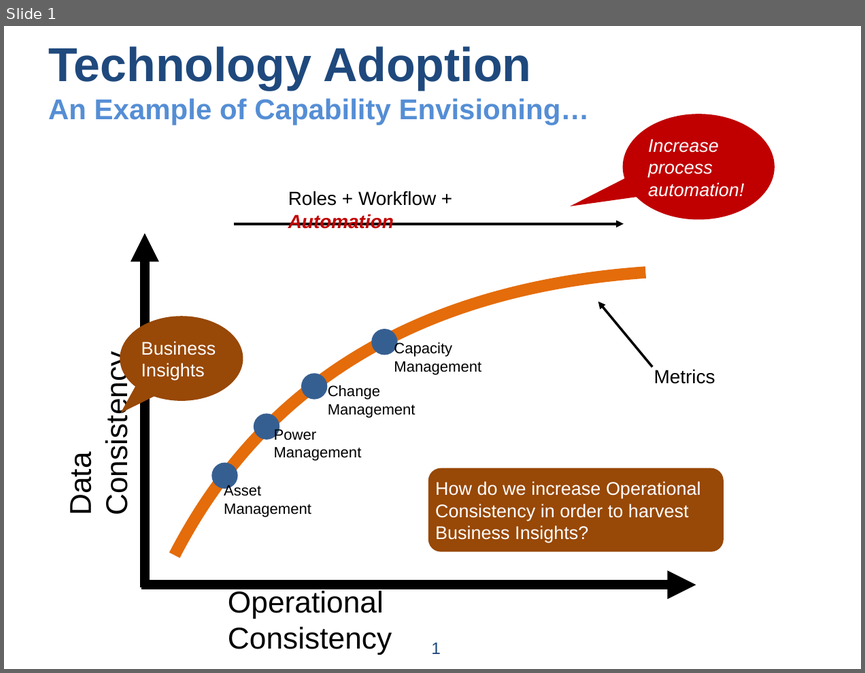
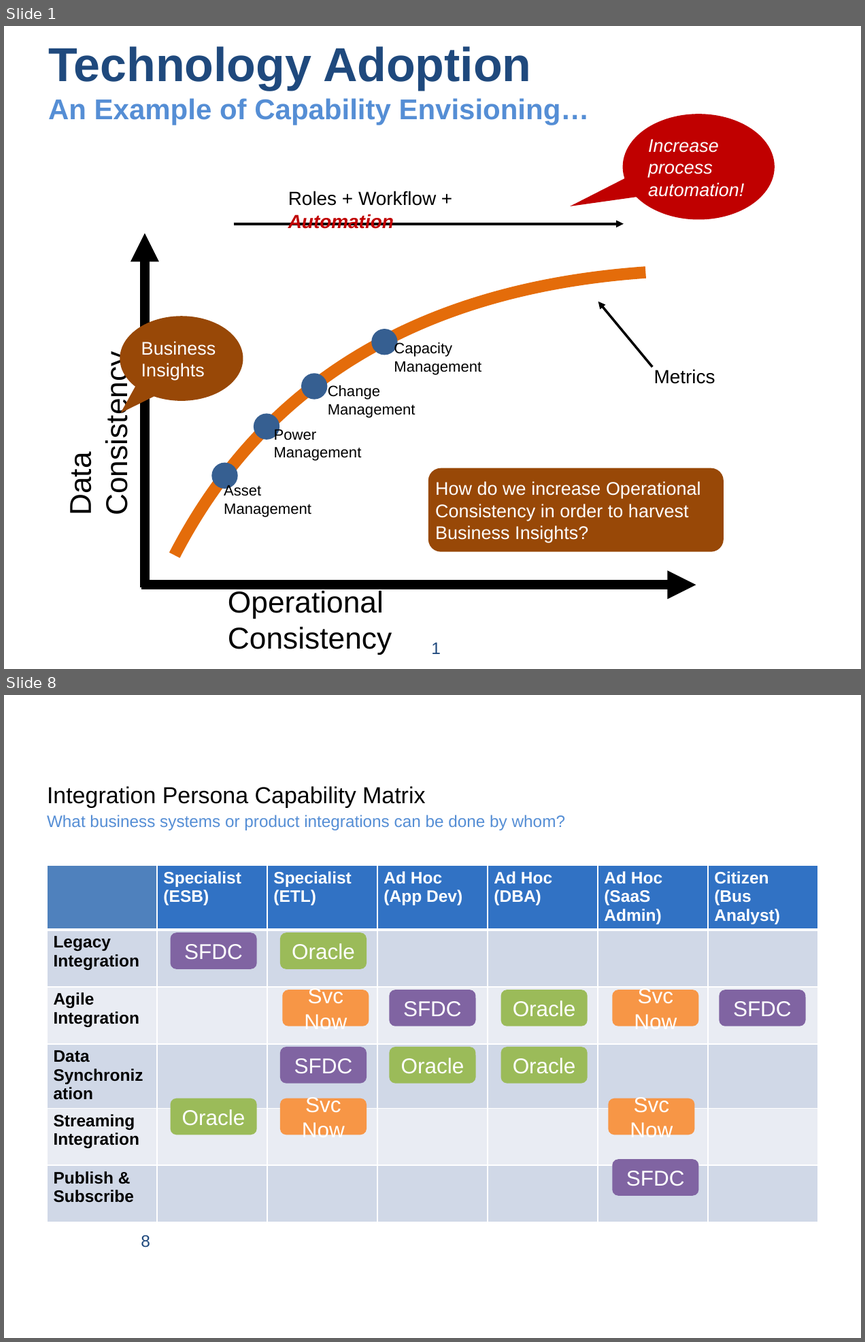
Before and after one commit to UsefulEngines/DcimTechnologyAdoption, a slide deck: RolesWorkflowAutomation.pptx. Shown one above the other, each under a label of ours: slide 1 before the commit, slides 1 and 8 after it; the slides between them are not shown. The pictures are 865x673 and 865x1342 pixels, drawn with LibreOffice and Linux fonts; fonts in the diff are those of the drawing. Boxes give left, top, right and bottom in pixels: in the first picture for what was removed or moved away, otherwise in the second. Text is boxed around its words. In the diff, an @@ line names an element or a change of style, - is before the commit and + after.

```diff
--- a/RolesWorkflowAutomation.pptx
+++ b/RolesWorkflowAutomation.pptx
@@ slide 8 added at (4,695,861,1338), background #FFFFFF @@
@@ text added at (47,786,565,830), 13.9 pt, text #558ED5 @@
+Integration Persona Capability Matrix
+What business systems or product integrations can be done by whom?
@@ table added at (47,866,821,1227), 6 rows, 7 columns @@
+ | Specialist / (ESB) | Specialist / (ETL) | Ad Hoc / (App Dev) | Ad Hoc / (DBA) | Ad Hoc / (SaaS Admin) | Citizen / (Bus Analyst)
+Legacy Integration |  |  |  |  |  | 
+Agile Integration |  |  |  |  |  | 
+Data Synchronization |  |  |  |  |  | 
+Streaming Integration |  |  |  |  |  | 
+Publish & Subscribe |  |  |  |  |  | 
@@ rounded rectangle added at (170,932,257,969), fill #8064A2, 18 pt, text #FFFFFF @@
+SFDC
@@ rounded rectangle added at (280,932,366,969), fill #9BBB59, 18 pt, text #FFFFFF @@
+Oracle
@@ rounded rectangle added at (283,989,369,1027), fill #F79646, 18 pt, text #FFFFFF @@
+Svc Now
@@ rounded rectangle added at (390,989,476,1027), fill #8064A2, 18 pt, text #FFFFFF @@
+SFDC
@@ rounded rectangle added at (501,989,587,1027), fill #9BBB59, 18 pt, text #FFFFFF @@
+Oracle
@@ rounded rectangle added at (613,989,699,1027), fill #F79646, 18 pt, text #FFFFFF @@
+Svc Now
@@ rounded rectangle added at (719,989,805,1027), fill #8064A2, 18 pt, text #FFFFFF @@
+SFDC
@@ rounded rectangle added at (280,1047,366,1083), fill #8064A2, 18 pt, text #FFFFFF @@
+SFDC
@@ rounded rectangle added at (390,1047,476,1083), fill #9BBB59, 18 pt, text #FFFFFF @@
+Oracle
@@ rounded rectangle added at (501,1047,587,1083), fill #9BBB59, 18 pt, text #FFFFFF @@
+Oracle
@@ rounded rectangle added at (170,1098,257,1134), fill #9BBB59, 18 pt, text #FFFFFF @@
+Oracle
@@ rounded rectangle added at (280,1098,366,1134), fill #F79646, 18 pt, text #FFFFFF @@
+Svc Now
@@ rounded rectangle added at (608,1098,695,1134), fill #F79646, 18 pt, text #FFFFFF @@
+Svc Now
@@ rounded rectangle added at (613,1159,699,1195), fill #8064A2, 18 pt, text #FFFFFF @@
+SFDC
@@ page number added at (141,1235,150,1247), 14 pt, text #1F497D @@
+8
```
Also in this commit, not shown: 7 other slides added.
